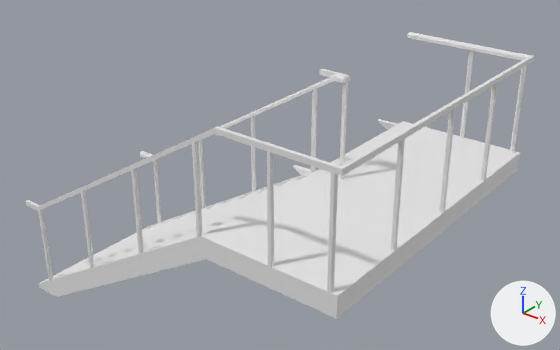
Before and after pictures for a commit that changed the FBX model Hide and Seek Prototype/Assets/Models/Objects/Environmental Objects/Staircase segment.fbx.
Camera for both pictures: a camera (50 mm lens) standing at (6.46, -6.83, 5.87) and looking at (0.92, 0.09, 1.58). Arrows for +X, +Y and +Z are at lower right; the lights stay in place. Vertices at the same position are counted once.

Names of what the first picture shows: 'Staircase segment'.
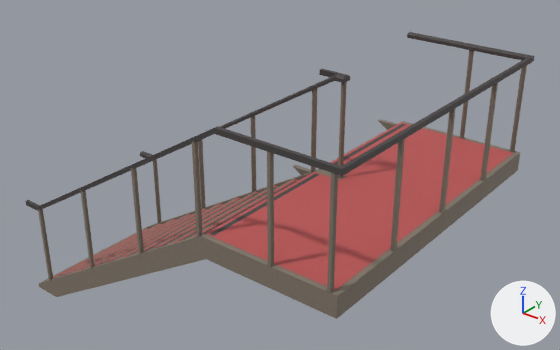
The newer file is also turned or shifted as a whole; pictures and numbers use the older file's frame.

Edits to the bpy script that builds the scene:
```text
Add img_staircase_segment_texture_png:
    img_staircase_segment_texture_png = load_image('Staircase segment texture.png', '../../../Textures/Artificial/Artificial/Environmental/Staircase segment texture.png', 2048, 2048, 'sRGB')
Change mat_material_001:
    remove mat_material_001.base_color = (0.8, 0.8, 0.8)  # white #e7e7e7
    add mat_material_001.texture = img_staircase_segment_texture_png
Change me_cube_002:
    used by ob_staircase_segment; location = (0.0, 0.0, 0.0)
    remove me_cube_002.from_pydata(...)  # 402 vertices, 400 faces; spans x -1.56..3.25, y -2.0..2.0, z -0.06..3.12
    add me_cube_002.from_pydata(...)  # 378 vertices, 265 faces; spans x -1.56..3.25, y -2.0..2.0, z -0.06..3.12
    me_cube_002 part 1: the loose piece of 11 vertices spanning x 1.88..1.94, y -0.03..0.03, z 1.88..3.09 is rebuilt with 10 vertices and now spans x 1.88..1.93, y -0.03..0.03, z 1.88..3.06
    me_cube_002 part 2
    78 vertices are removed from x -1.32..3.25, y -2.0..2.0, z 0.0..3.12
    193 faces are deleted
    6 vertices in x -1.27..1.55, y -2.0..-1.97, z 0.0..1.69 move by (0.0, 0.0, 0.18)
    5 vertices in x -1.32..1.51, y -2.0..-1.97, z 0.0..1.69 move by (0.0, 0.0, 0.15)
    4 vertices in x -1.29..1.53, y -2.0..-1.94, z 0.0..1.69 move by (0.0, 0.0, 0.16)
    3 vertices in x -0.35..1.54, y -2.0..-1.94, z 0.56..1.69 move by (0.0, 0.0, 0.17)
    2 vertices move from x 0.62..1.5, y -1.97, z 1.12..1.69 to x 0.62..1.5, y -1.97, z 1.31..1.83
    9 vertices are added at x -1.29..1.54, y -0.06..-0.01, z 0.16..1.86
    35 new vertices lie (0.0, 0.0, 1.18) away from vertices in x 2.43..3.25, y -2.0..2.0, z 1.88
    6 new vertices lie (0.0, 0.0, -1.04) away from vertices in x -1.27..1.55, y -0.04..-0.01, z 1.22..2.91
    5 new vertices lie (0.0, 0.0, -1.07) away from vertices in x -1.32..1.51, y -0.04..-0.01, z 1.22..2.91
    64 new faces join them
```

Changed parts and their boxes [x1, y1, x2, y2] in the pictures (560 x 350 px):
'Staircase segment', surface changed, reshaped: [26, 32, 535, 319] in both
part 1 of me_cube_002, rebuilt: before [339, 79, 348, 179]; after [338, 82, 347, 179]
part 2 of me_cube_002, cut back: [38, 50, 527, 293] in both
